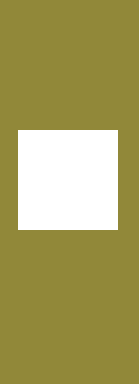
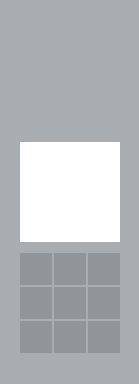
Revision of a layered 139x384 image; what changed, layer by layer:
added layer "Layer 4 copy 2" above "Layer 0" over <box>20,253,120,353</box>
painted on "Layer 0" over <box>0,0,139,384</box>
